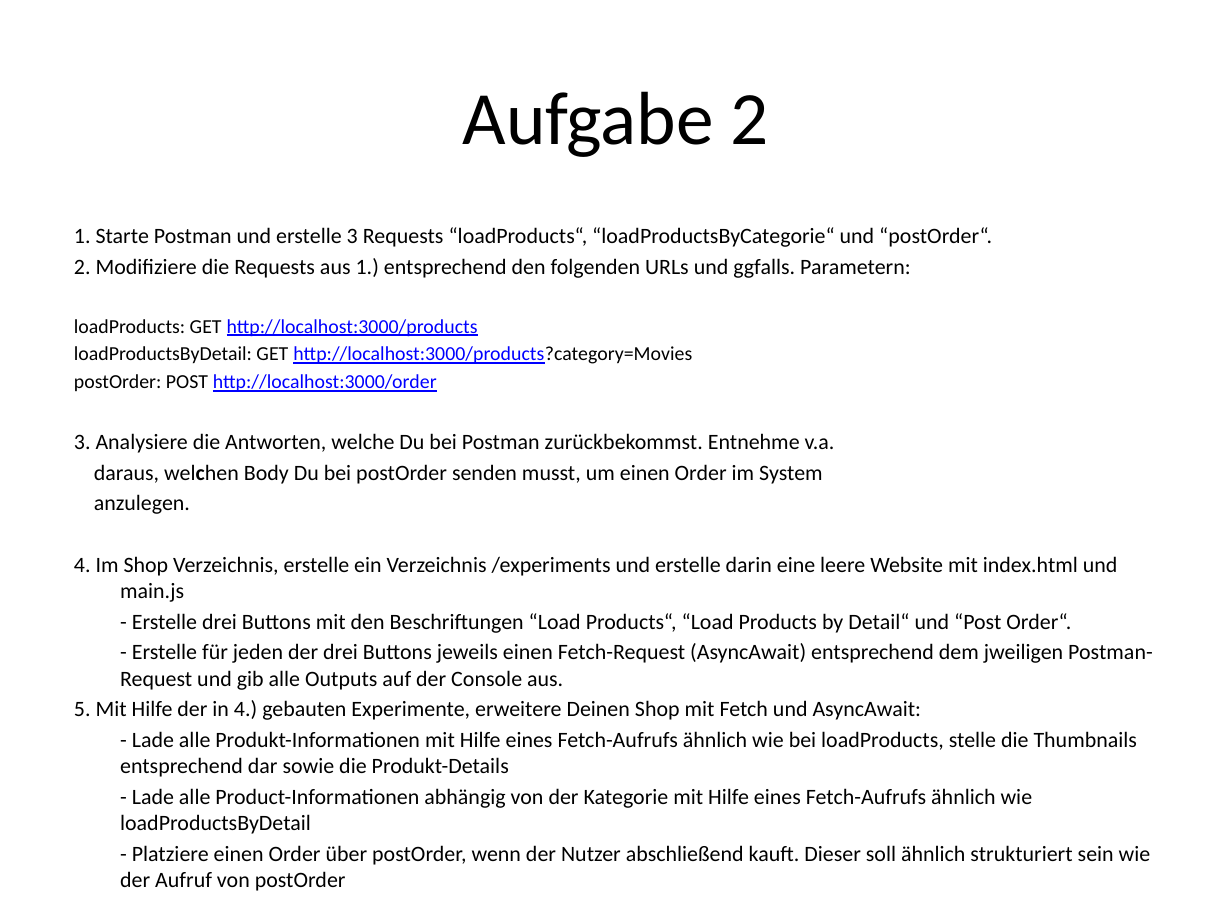
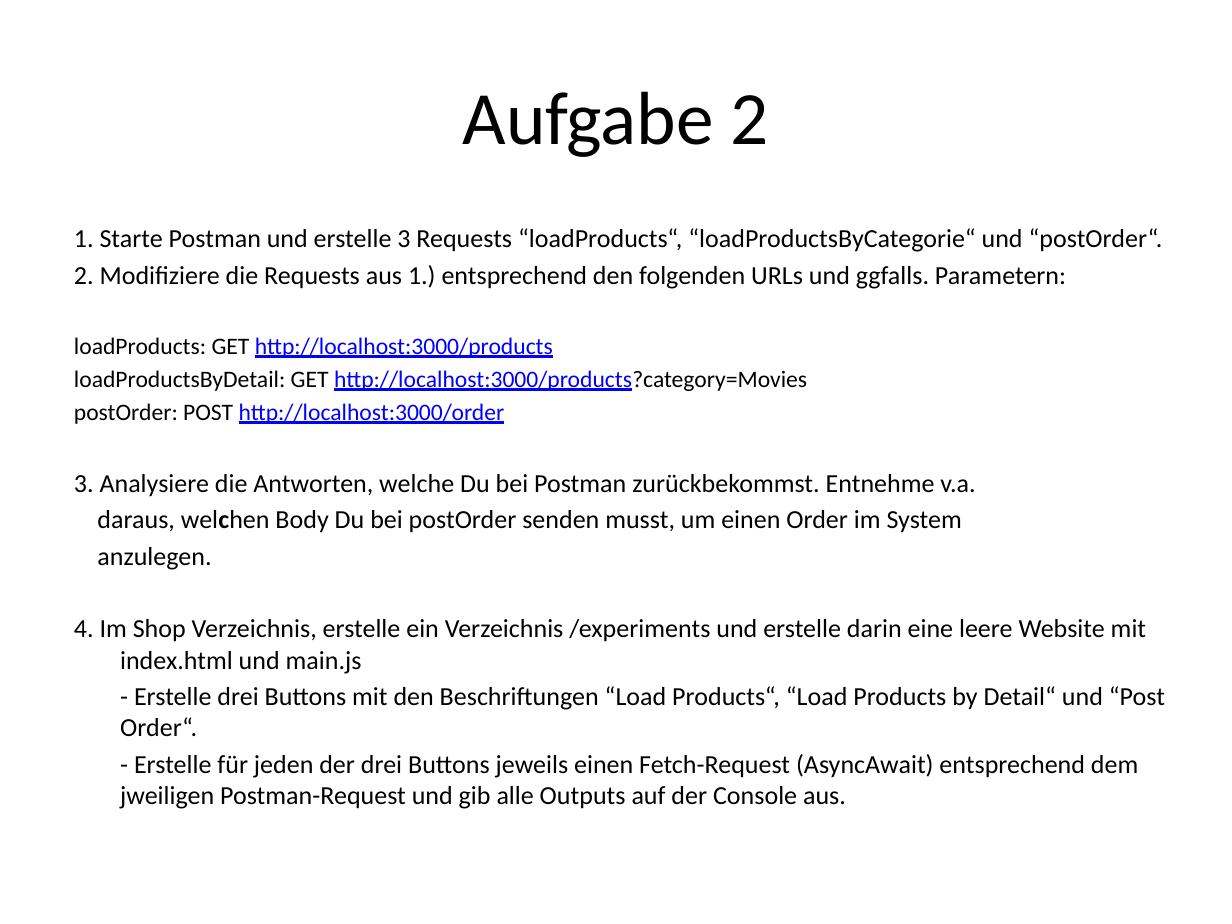
Before and after one commit to michakobs/fbw14, a slide deck: slide 12 of javascript/56_shop/task_de.pptx. Drawn at 1232x924 pixels with LibreOffice and Linux fonts; fonts in the diff are those of the drawing. Boxes give left, top, right and bottom in pixels: in the first picture for what was removed or moved away, otherwise in the second. Text is boxed around its words. In the diff, an @@ line names an element or a change of style, - is before the commit and + after.

```diff
--- a/javascript/56_shop/task_de.pptx
+++ b/javascript/56_shop/task_de.pptx
@@ text "1. Starte Postman und erstelle ..." at bbox=[74, 228, 1165, 809]: size 12.8 to 15.2 pt in "1. Starte Postman und erstelle 3 Requests ...", "2. Modifiziere die Requests aus 1.) entsprechend ...", "3. Analysiere die Antworten, welche Du bei ...", "daraus, welchen Body Du bei postOrder senden ..." and 4 more places; size 11.6 to 13.8 pt in "loadProducts: GET http://localhost:3000/products", "loadProductsByDetail: GET http://localhost:3000/products?cat ...", "postOrder: POST http://localhost:3000/order" @@
@@ text at bbox=[74, 700, 1138, 834]: paragraphs removed @@
-5. Mit Hilfe der in 4.) gebauten Experimente, erweitere Deinen Shop mit Fetch und AsyncAwait:
-- Lade alle Produkt-Informationen mit Hilfe eines Fetch-Aufrufs ähnlich wie bei loadProducts, stelle die Thumbnails entsprechend dar sowie die Produkt-Details
-- Lade alle Product-Informationen abhängig von der Kategorie mit Hilfe eines Fetch-Aufrufs ähnlich wie loadProductsByDetail
-- Platziere einen Order über postOrder, wenn der Nutzer abschließend kauft. Dieser soll ähnlich strukturiert sein wie der Aufruf von postOrder
```
Also in this commit, not shown: 2 slides added, 1 other file.
